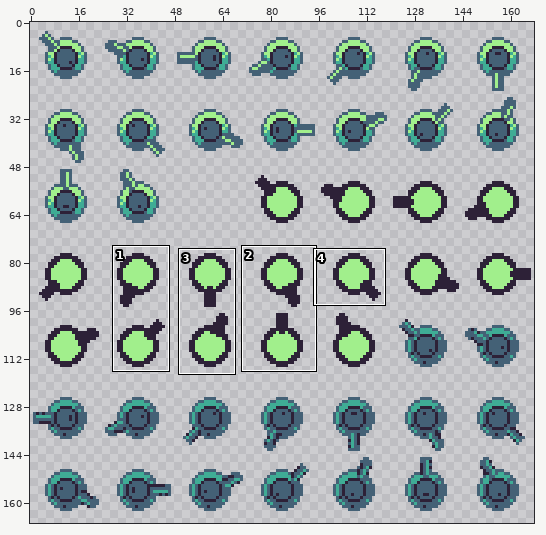
Two versions of one sprite sheet, assets/aseprite/RotatingTurret.png. The first picture is a wide view before the edit; the outline marks the close-up.
Close-up. First the earlier version:
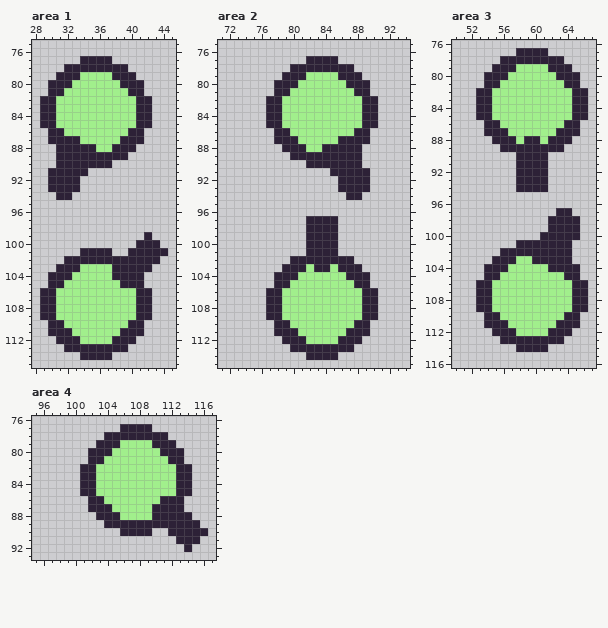
The file is 168x168 pixels. Shown: area 1: x 28..45, y 75..115; area 2: x 71..94, y 75..115; area 3: x 50..67, y 76..116; area 4: x 95..117, y 76..93. The wide view leaves out empty margins. The commit also changed other parts of the picture, which this record leaves out.
The same view after the edit:
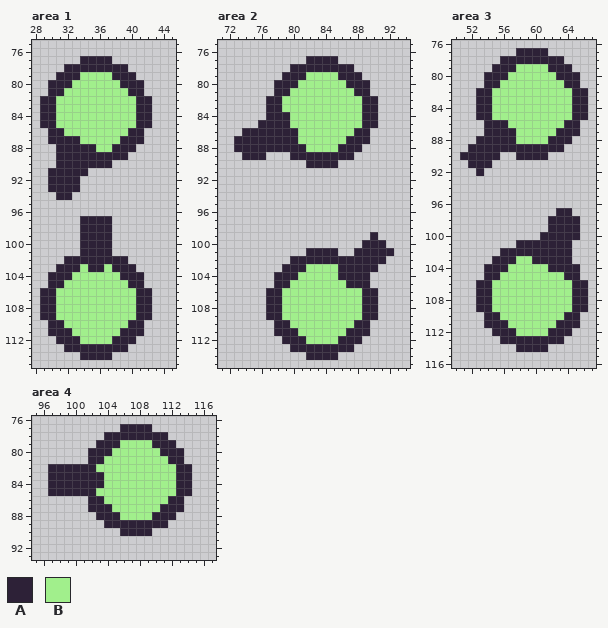
Palette (. is transparent): A #2d2137  B #a1ef8c
The exact change:
Area 1:
y 97..98: x 34..37 .... -> AAAA
y 99: x 34..37 .... -> AAAA; x 42 A -> .
y 100: x 34..37 .... -> AAAA; x 41..43 AAA -> ...
y 101: x 40..44 AAAAA -> .....
y 102: x 40..43 AAAA -> ....
y 103: x 35..36 BB -> AA; x 41..42 AA -> ..
y 104: x 38 A -> B
y 105: x 39 A -> B
Area 2:
y 84: x 79 B -> A
y 85: x 76 . -> A; x 79 B -> A
y 86: x 74..77 .... -> AAAA; x 80 B -> A
y 87: x 73..77 ..... -> AAAAA; x 86 A -> B
y 88: x 73..78 ...... -> AAAAAA; x 84..85 AA -> BB
y 89: x 74..76 ... -> AAA; x 88 A -> .
y 90: x 86..88 AAA -> ...
y 91: x 85..89 AAAAA -> .....
y 92..93: x 86..89 AAAA -> ....
y 94: x 87..88 AA -> ..
y 97..98: x 82..85 AAAA -> ....
y 99: x 82..85 AAAA -> ....; x 90 . -> A
y 100: x 82..85 AAAA -> ....; x 89..91 ... -> AAA
y 101: x 88..92 ..... -> AAAAA
y 102: x 88..91 .... -> AAAA
y 103: x 83..84 AA -> BB; x 89..90 .. -> AA
y 104: x 86 B -> A
y 105: x 87 B -> A
Area 3:
y 86: x 56 B -> A
y 87: x 57 B -> A
y 88: x 53..54 .. -> AA; x 59..60 AA -> BB
y 89: x 52..55 .... -> AAAA
y 90: x 51..55 ..... -> AAAAA
y 91: x 52..54 ... -> AAA; x 58..61 AAAA -> ....
y 92: x 53 . -> A; x 58..61 AAAA -> ....
y 93..94: x 58..61 AAAA -> ....
Area 4:
y 82: x 97..100 .... -> AAAA
y 83..84: x 97..100 .... -> AAAA; x 103 B -> A
y 85: x 97..100 .... -> AAAA
y 86: x 111 A -> B
y 87: x 110 A -> B
y 88: x 113..114 AA -> ..
y 89: x 112..115 AAAA -> ....
y 90: x 112..116 AAAAA -> .....
y 91: x 113..115 AAA -> ...
y 92: x 114 A -> .
